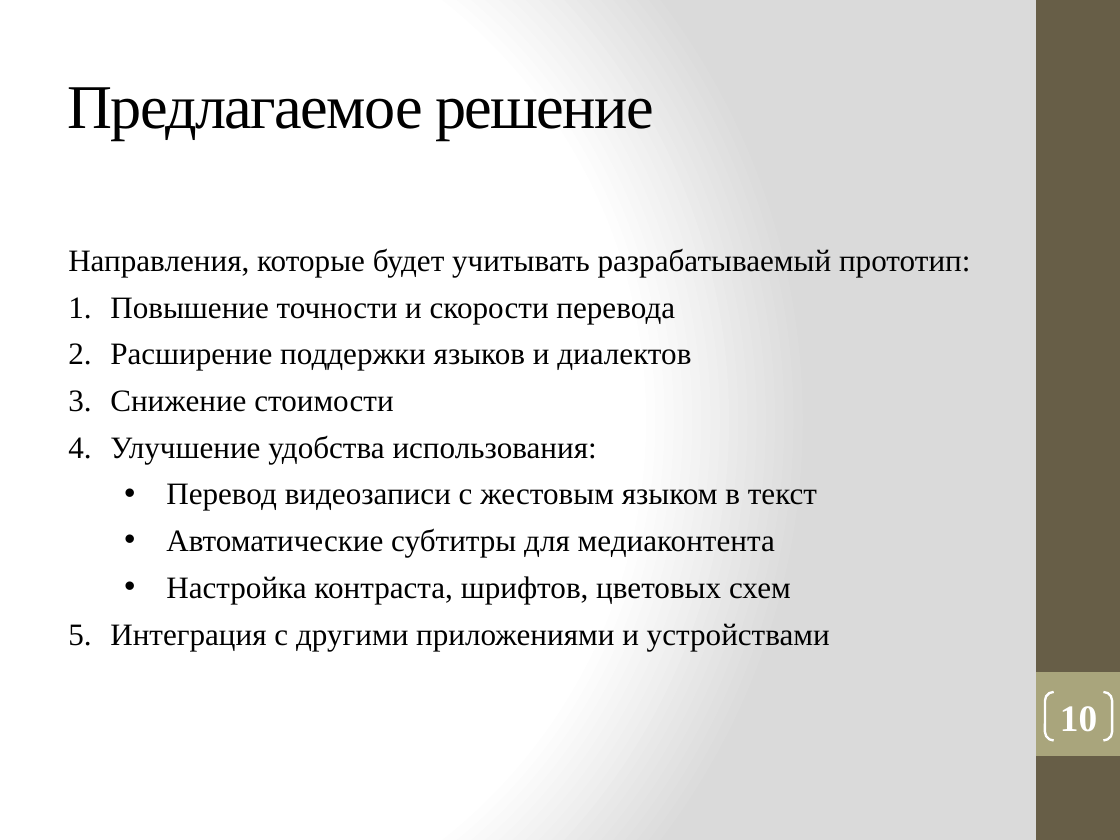
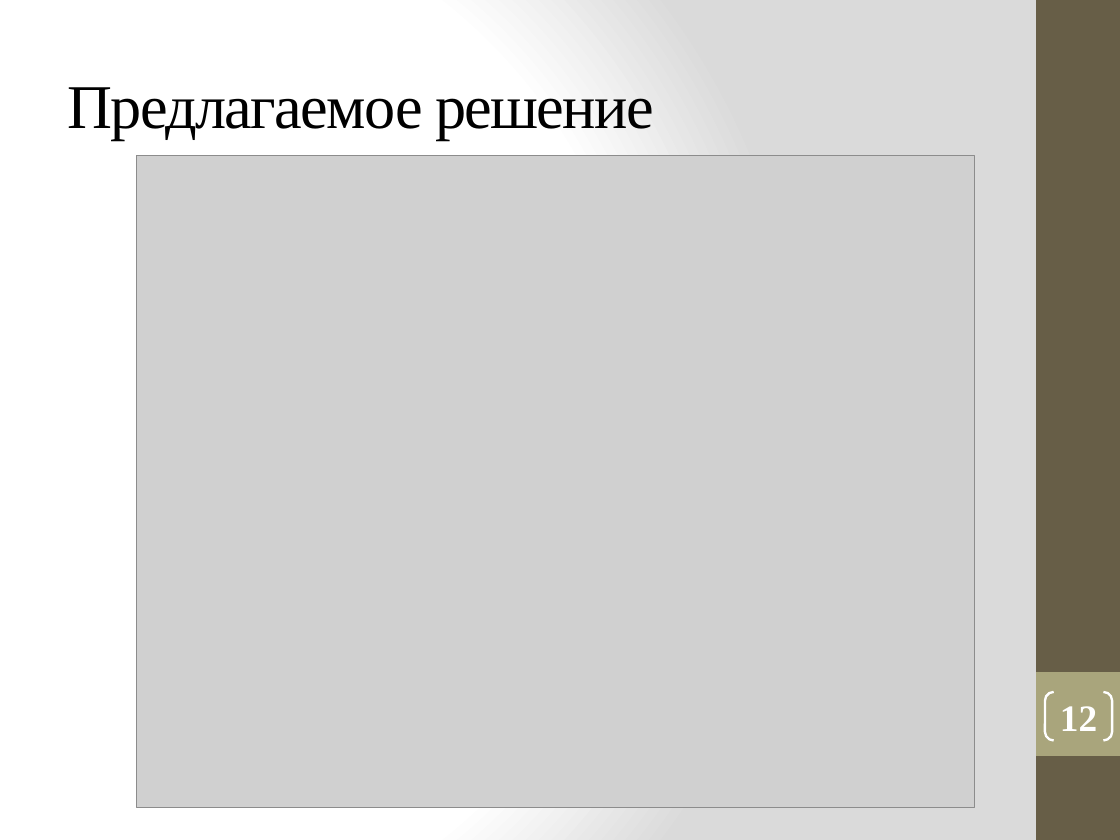
Before and after one commit to vadimgilka/DeafAndDumbPeople, a slide deck: slide 12 of Моя документация/Презентация_Панова.pptx (slide 10 before the commit). Drawn at 1120x840 pixels with LibreOffice and Linux fonts; fonts in the diff are those of the drawing; grey boxes stand for pictures. Boxes give left, top, right and bottom in pixels: in the first picture for what was removed or moved away, otherwise in the second. Text is boxed around its words. In the diff, an @@ line names an element or a change of style, - is before the commit and + after.

```diff
--- a/Моя документация/Презентация_Панова.pptx
+++ b/Моя документация/Презентация_Панова.pptx
@@ picture added at bbox=[137, 156, 974, 808] @@
@@ text removed at bbox=[68, 248, 970, 650] @@
-Направления, которые будет учитывать разрабатываемый прототип:
-1. Повышение точности и скорости перевода
-2. Расширение поддержки языков и диалектов
-3. Снижение стоимости
-4. Улучшение удобства использования:
-  • Перевод видеозаписи с жестовым языком в текст
-  • Автоматические субтитры для медиаконтента
-  • Настройка контраста, шрифтов, цветовых схем
-5. Интеграция с другими приложениями и устройствами
@@ page number at bbox=[1060, 706, 1097, 731]: text changed @@
-10
+12
```
Also in this commit, not shown: 4 other slides changed, 6 slides added, 3 slides removed, 1 other file.
